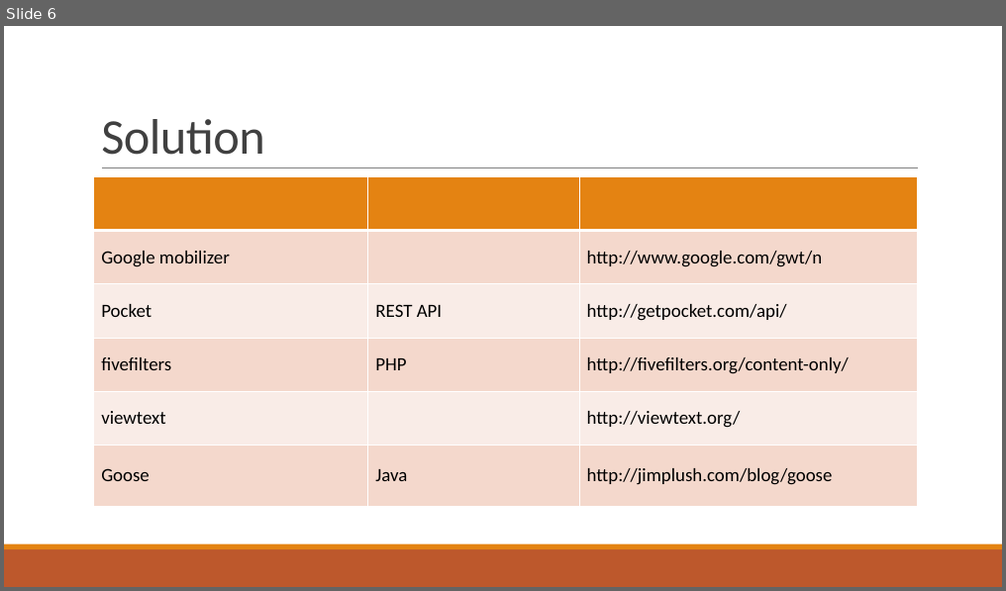
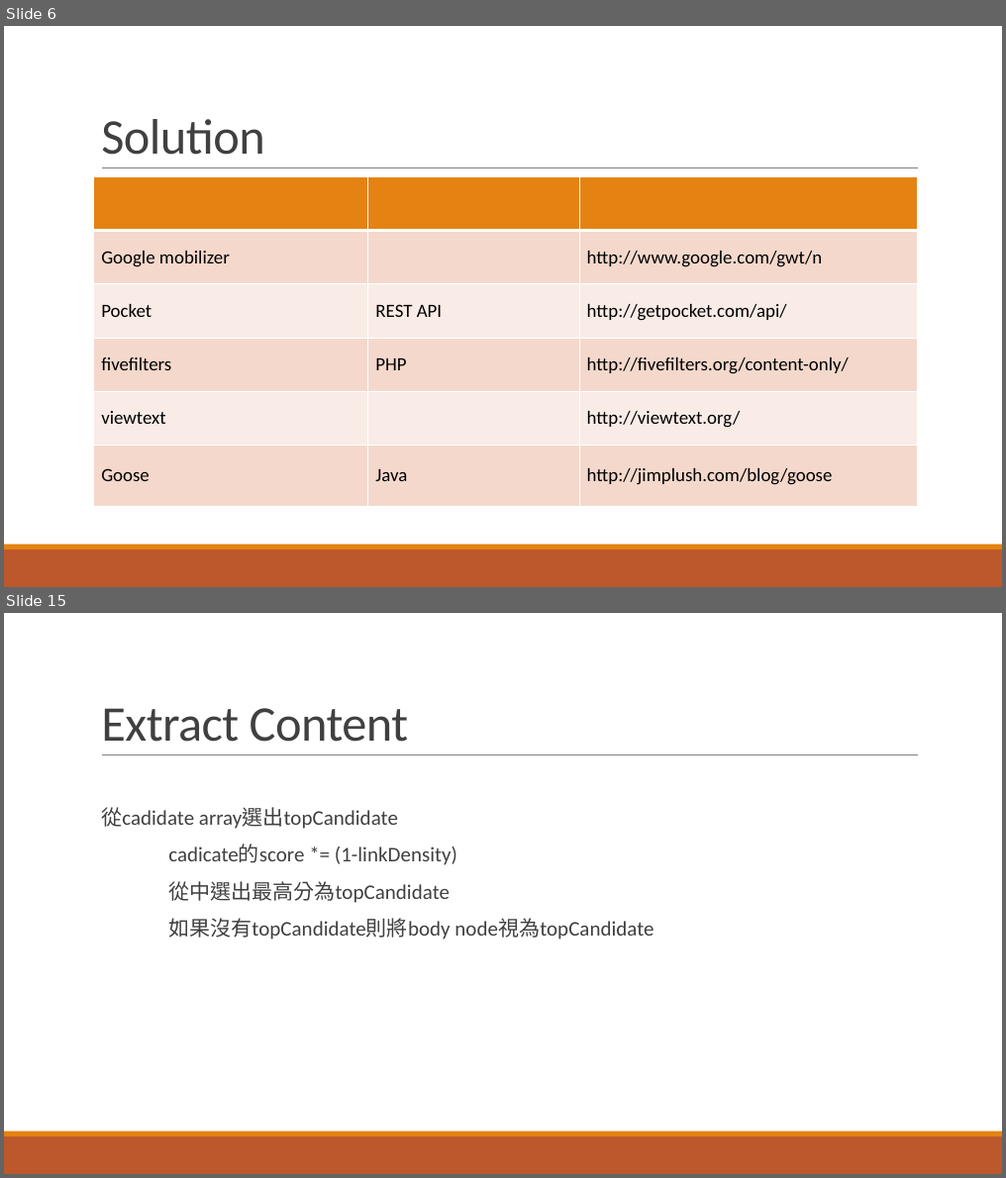
Before and after one commit to KemingChen/IR, a slide deck: Fianl/final.pptx. Shown one above the other, each under a label of ours: slide 6 before the commit, slides 6 and 15 after it; the slides between them are not shown. The pictures are 1006x591 and 1006x1178 pixels, drawn with LibreOffice and Linux fonts; fonts in the diff are those of the drawing. Boxes give left, top, right and bottom in pixels: in the first picture for what was removed or moved away, otherwise in the second. Text is boxed around its words. In the diff, an @@ line names an element or a change of style, - is before the commit and + after.

```diff
--- a/Fianl/final.pptx
+++ b/Fianl/final.pptx
@@ slide 15 added at (x1=4, y1=613, x2=1002, y2=1174), background #FFFFFF; not listed: 3 template elements that a slide beside it also shows @@
@@ title added at (x1=101, y1=708, x2=409, y2=742), 48 pt, text #404040 @@
+Extract Content
@@ text added at (x1=101, y1=807, x2=653, y2=940), 20 pt, text #404040 @@
+  從cadidate array選出topCandidate
+  cadicate的score *= (1-linkDensity)
+  從中選出最高分為topCandidate
+  如果沒有topCandidate則將body node視為topCandidate
```
Also in this commit, not shown: 1 slide changed, 13 other slides added, 1 other file.
